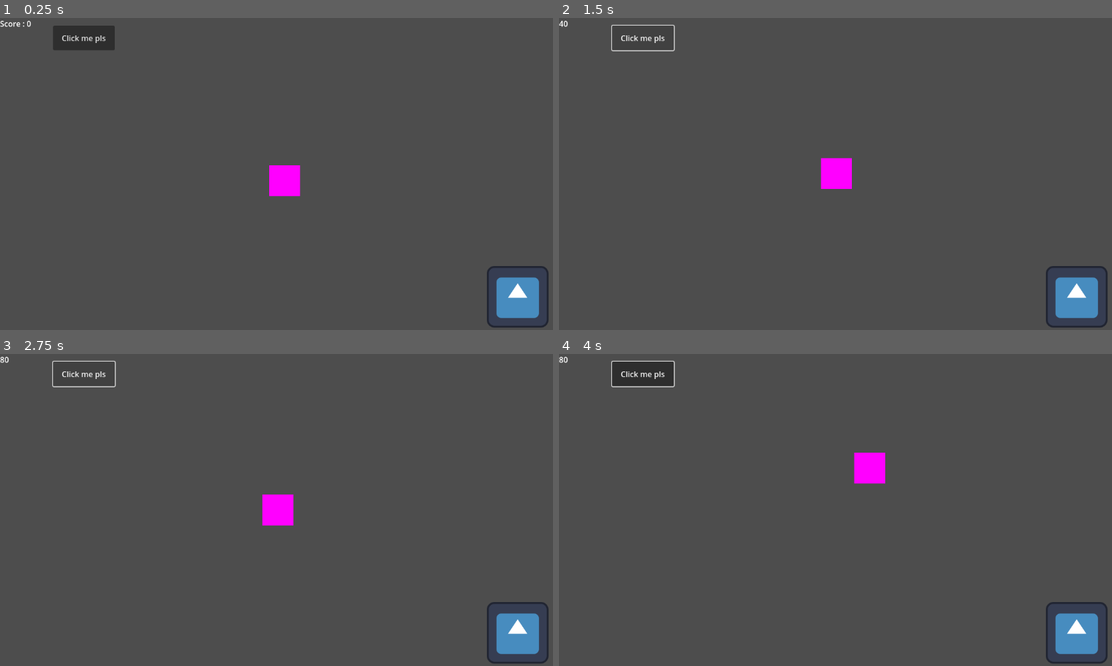
Above: before the commit, frames 1-4 (two rows, left to right).
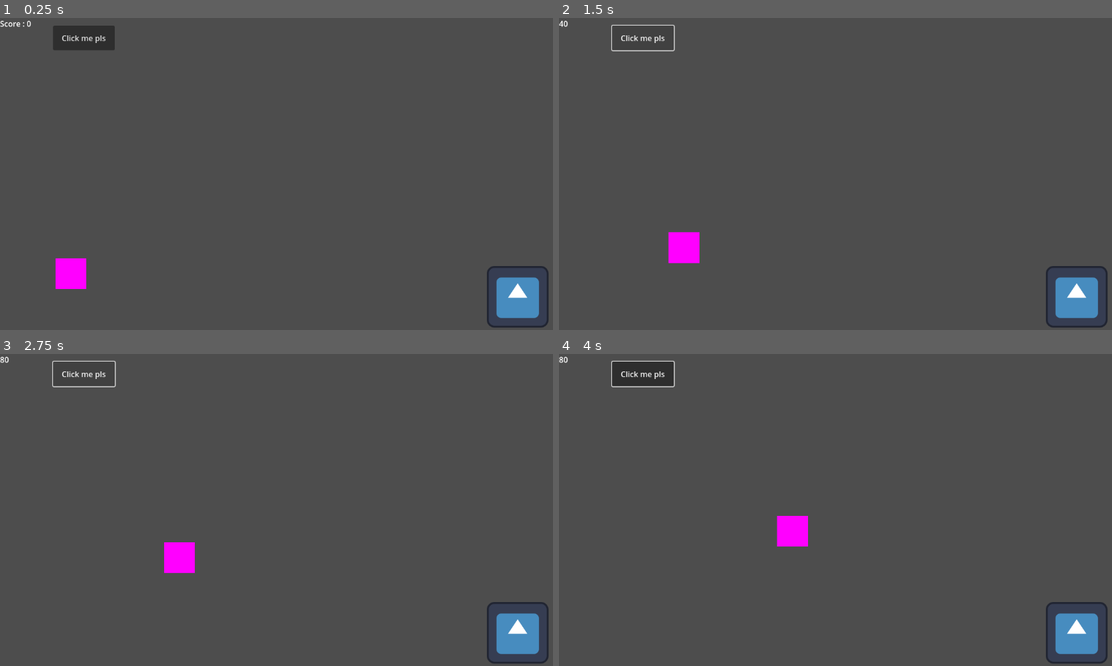
Above: after the commit, the same moments.

Repository: TrennaGiacomo/GayJam2025
Game: Godot game, scene res://game.tscn
The game is run twice, just before and just after one commit, with the same random seed, the same clock (stepped at 60 frames per second) and the same inputs. The engine's default icon, where the game draws it, is replaced by a stand-in: a white triangle on a blue panel in a dark square.
Inputs (mouse positions are in pixels of both pictures, inside the frame that each line leads up to):
- Up to frame 1 (0.25 s): no input
- Up to frame 2 (1.5 s): click "Click me pls" at 0.5 s; click "Click me pls" at 1.25 s
- Up to frame 3 (2.75 s): click "Click me pls" at 2 s
- Up to frame 4 (4 s): drag from (835, 510) to (890, 441) at 2.77 s; drag from (724, 525) to (885, 450) at 3.52 s

The runs differ from the first frame. In frame 1, 1.1% of the frame differs, in the area x 10-55%, y 47-87%; in frame 2, 1.1%, in the area x 19-53%, y 44-79%; in frame 3, 1.1%; in frame 4, 1.1%.

Commit message:
Update game.tscn

Diff:
--- a/gayjam2025/game.tscn
+++ b/gayjam2025/game.tscn
@@ -1,20 +1,20 @@
-[gd_scene load_steps=5 format=3 uid="uid://w81635vhhmj"]
+[gd_scene load_steps=4 format=3 uid="uid://q83xvdggh72m"]
 
-[ext_resource type="PackedScene" uid="uid://77nvr0u3unc0" path="res://characters/guy.tscn" id="1_4xp02"]
 [ext_resource type="PackedScene" uid="uid://n46rv3rp16p8" path="res://skilift/skilift.tscn" id="2_nm3s0"]
-[ext_resource type="PackedScene" uid="uid://y1jt16w2al1j" path="res://hud.tscn" id="3_8hwvo"]
-
-[sub_resource type="PlaceholderTexture2D" id="PlaceholderTexture2D_64fcf"]
-resource_local_to_scene = true
-size = Vector2(64, 64)
+[ext_resource type="PackedScene" path="res://hud.tscn" id="3_8hwvo"]
+[ext_resource type="PackedScene" uid="uid://chfvnuldgslkt" path="res://characters/guyManager.tscn" id="4_meiug"]
 
 [node name="Game" type="Node2D"]
-
-[node name="Guy" parent="." instance=ExtResource("1_4xp02")]
-texture = SubResource("PlaceholderTexture2D_64fcf")
 
 [node name="skilift" parent="." instance=ExtResource("2_nm3s0")]
 
 [node name="Camera2D" type="Camera2D" parent="."]
 
 [node name="HUD" parent="." instance=ExtResource("3_8hwvo")]
+
+[node name="GuyManager" parent="." instance=ExtResource("4_meiug")]
+
+[node name="SpawnPoint" type="Node2D" parent="GuyManager"]
+position = Vector2(-452, 218)
+
+[node name="WalkTarget" type="Node2D" parent="GuyManager"]
